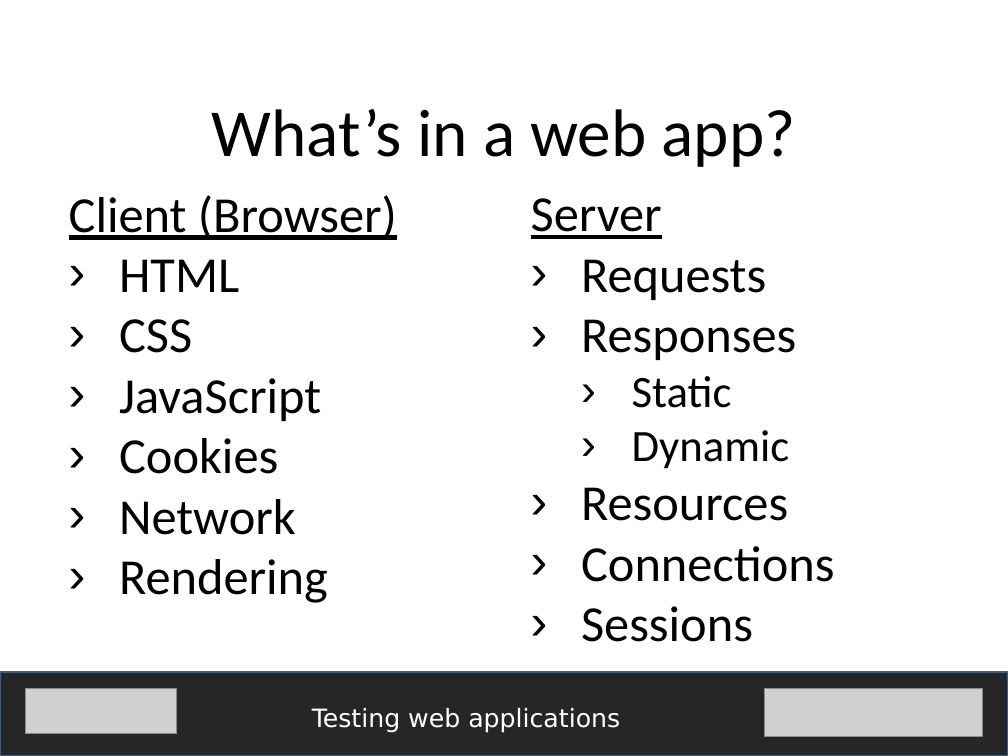
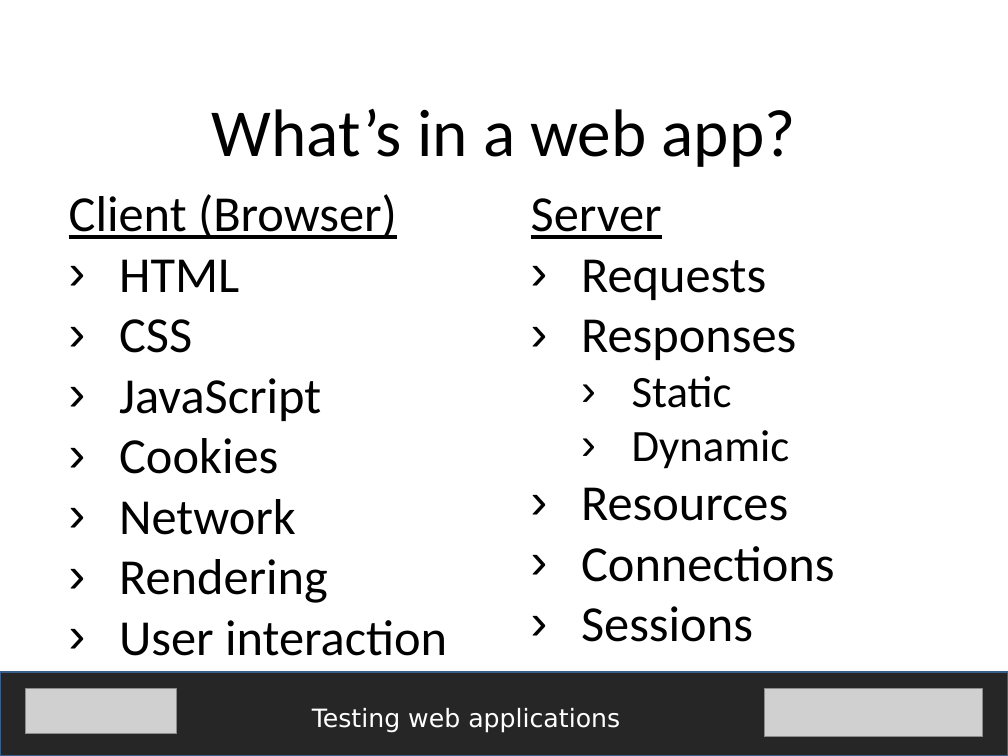
Before and after one commit to fijiaaron/testing-web-apps-and-services, a slide deck: slide 2 of presentations/Testing web apps.pptx. Drawn at 1008x756 pixels with LibreOffice and Linux fonts; fonts in the diff are those of the drawing; grey boxes stand for pictures. Boxes give left, top, right and bottom in pixels: in the first picture for what was removed or moved away, otherwise in the second. Text is boxed around its words. In the diff, an @@ line names an element or a change of style, - is before the commit and + after.

```diff
--- a/presentations/Testing web apps.pptx
+++ b/presentations/Testing web apps.pptx
@@ text at [119,620,447,656]: paragraph added @@
+› User interaction
```
Also in this commit, not shown: 2 other slides changed, 16 slides added, 1 other file.
